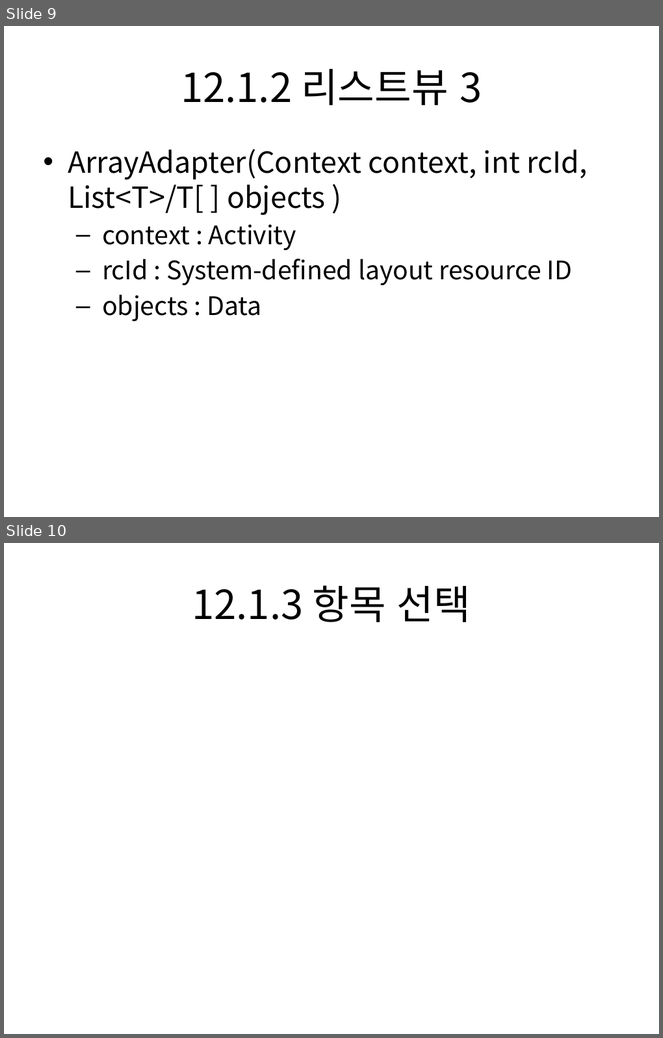
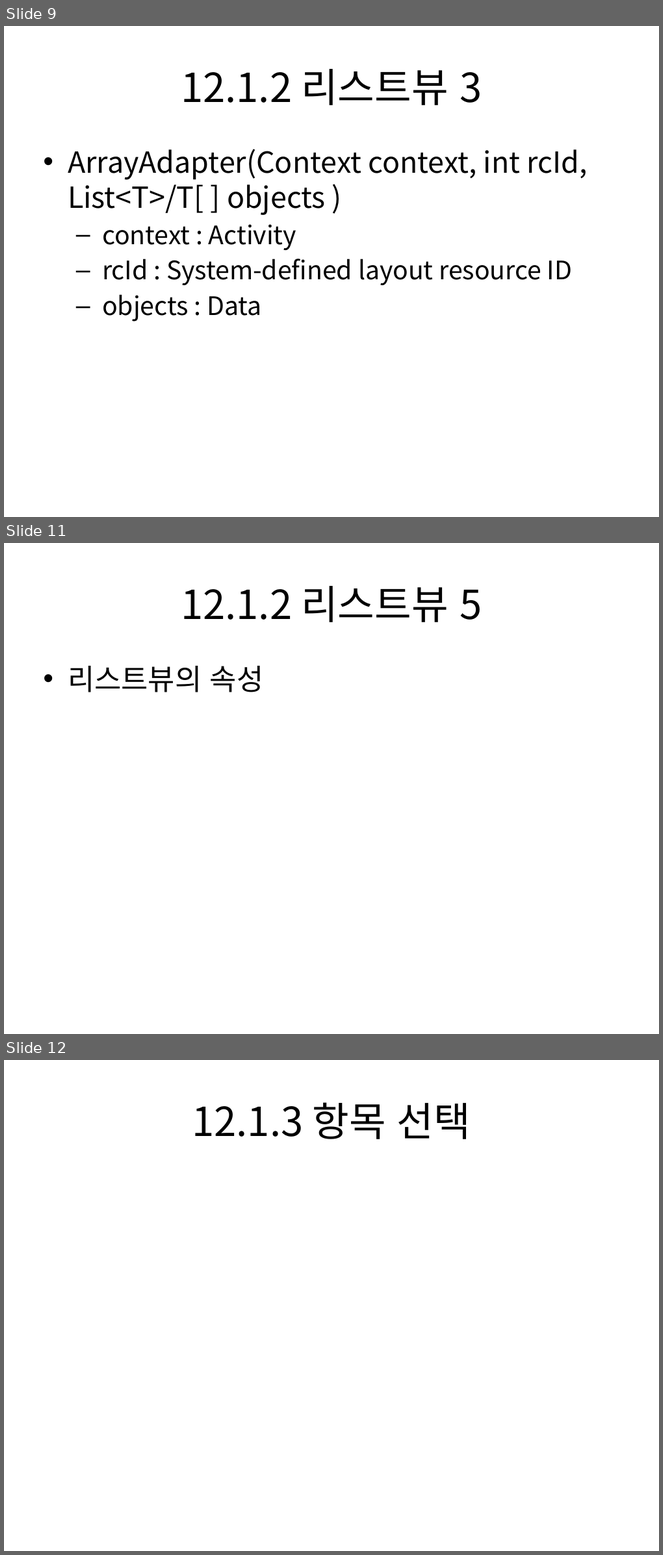
Before and after one commit to dummyFirst/NHK_Japanese, a slide deck: Android/안드로이드 프로그래밍 정복/Chapter12 어댑터뷰.pptx. Shown one above the other, each under a label of ours: slides 9 and 10 before the commit, slides 9, 11 and 12 after it; the slides between them are not shown. The pictures are 663x1038 and 663x1555 pixels, drawn with LibreOffice and Linux fonts; fonts in the diff are those of the drawing. Boxes give left, top, right and bottom in pixels: in the first picture for what was removed or moved away, otherwise in the second. Text is boxed around its words. In the diff, an @@ line names an element or a change of style, - is before the commit and + after.

```diff
--- a/Android/안드로이드 프로그래밍 정복/Chapter12 어댑터뷰.pptx
+++ b/Android/안드로이드 프로그래밍 정복/Chapter12 어댑터뷰.pptx
@@ slide 11 added at <box>4,543,659,1034</box>, background #FFFFFF @@
@@ title added at <box>181,586,482,622</box>, 44 pt, text #000000 @@
+12.1.2 리스트뷰 5
@@ text added at <box>68,666,263,693</box>, 32 pt, text #000000 @@
+• 리스트뷰의 속성
@@ what was slide 10 is now slide 12 @@
```
Also in this commit, not shown: 1 other slide added.
